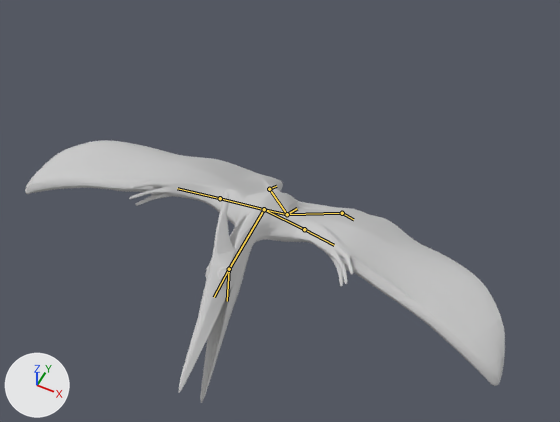
The Blender file Pterodactyl1.blend as it was, and as the next commit left it.
Before and after are seen from a 50 mm lens placed at (8.04, -15.04, 26.18), pointed at (-0.32, 1.68, 5.29). The lights are fixed; the arrows at lower left show +X, +Y and +Z. The bones that bend it are drawn over the model as lines.

The first picture shows 'Pterodactyl'.
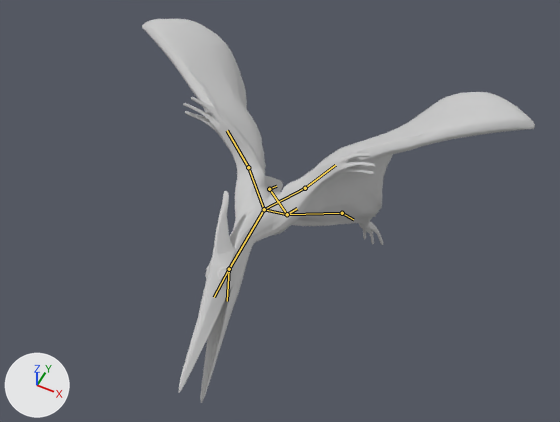
The newer file adds an action. The first version stands in its rest pose; the second is drawn at frame 6 of the action 'ArmatureAction.002'.

Diff of the bpy script that builds the scene:
```diff
--- a/Pterodactyl1.blend.py
+++ b/Pterodactyl1.blend.py
@@ bone_bone_001 @@
 bone_bone_001 = bpy.data.objects['Armature'].pose.bones['Bone.001']  # child of 'Bone'
-bone_bone_001.rotation_quaternion = (1.0, 0.0, 0.0, 0.0)  # degrees (0, 0, 0)
+bone_bone_001.rotation_quaternion = (0.901, 0.204, 0.043, -0.38)  # degrees (20, 13, -43)
@@ bone_bone_002 @@
 bone_bone_002 = bpy.data.objects['Armature'].pose.bones['Bone.002']  # child of 'Bone'
-bone_bone_002.rotation_quaternion = (1.0, 0.0, 0.0, 0.0)  # degrees (0, 0, 0)
+bone_bone_002.rotation_quaternion = (0.889, 0.248, -0.039, 0.382)  # degrees (25, -15, 43)
```

Where the change shows, as pixel boxes (x1, y1, x2, y2) in the pictures (560 x 422 px):
'Pterodactyl', posed (18% narrower, 46% taller)
    before: (25, 140, 505, 403)
    after: (142, 19, 535, 403)
bone 'Bone.001', root to tip
    before: (264, 209) to (220, 198)
    after: (264, 209) to (248, 167)
bone 'Bone.002', root to tip
    before: (264, 209) to (304, 229)
    after: (264, 209) to (305, 188)
